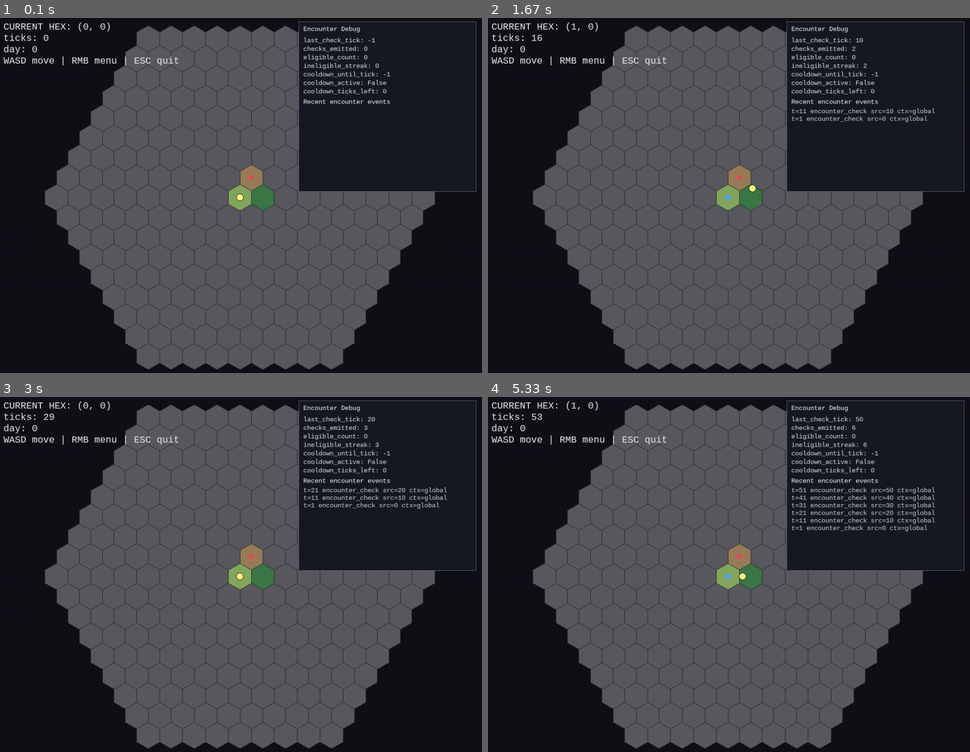
Above: before the commit, frames 1-4 (two rows, left to right).
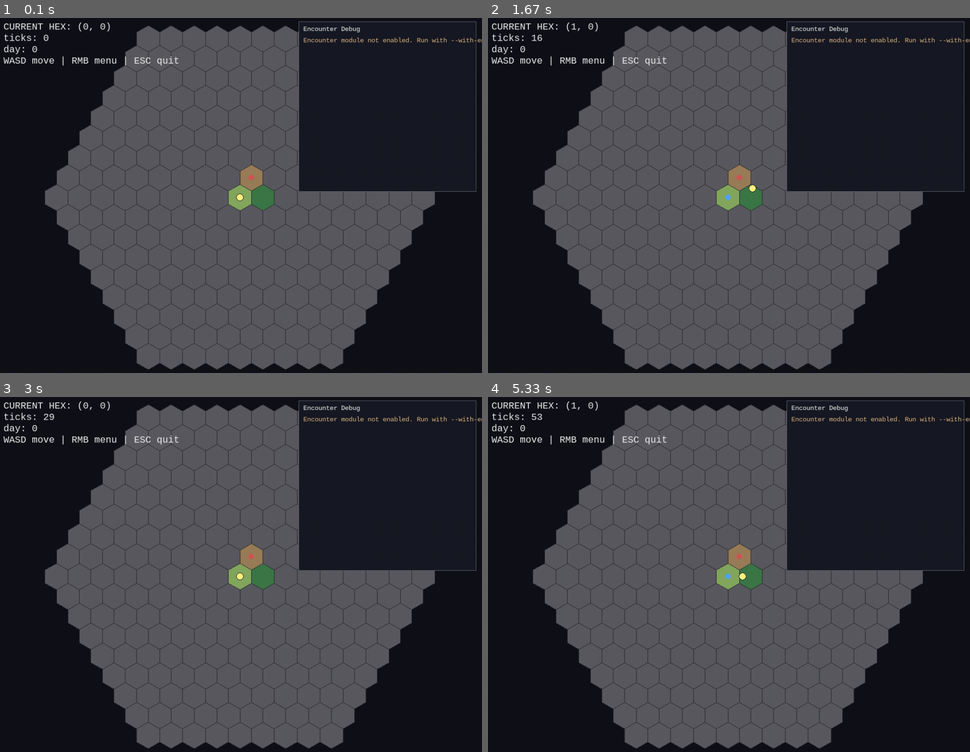
Above: after the commit, the same moments.

Repository: 7seasdotnet/Hexcrawler2
Game: pygame game, started from src/hexcrawler/__main__.py
The game is run twice, just before and just after one commit, with the same random seed, the same clock (stepped at 60 frames per second) and the same inputs.
Inputs:
- Up to frame 1 (0.1 s): no input
- Up to frame 2 (1.67 s): hold D 0.33-0.8 s; hold W 0.83-1.13 s; hold D 1.17-1.63 s
- Up to frame 3 (3 s): hold A 1.67-2.2 s; hold S 2.23-2.53 s; hold A 2.57-2.97 s
- Up to frame 4 (5.33 s): hold W 3-3.37 s; hold D 3.4-4.03 s; hold S 4.07-4.43 s; hold A 4.47-4.93 s; hold D from 4.97 s (still down)

The runs differ from the first frame. In frame 1, 0.9% of the frame differs, in the area x 62-100%, y 5-25%; in frame 2, 1.2%; in frame 3, 1.4%; in frame 4, 1.9%, in the area x 62-100%, y 5-38%.

Commit message:
Add explicit viewer flag for encounter module enablement

Diff:
--- a/run_game.py
+++ b/run_game.py
@@ -8,8 +8,8 @@
 if str(SRC) not in sys.path:
     sys.path.insert(0, str(SRC))
 
-from hexcrawler.cli.pygame_viewer import run_pygame_viewer
+from hexcrawler.cli.pygame_viewer import main
 
 
 if __name__ == "__main__":
-    run_pygame_viewer()
+    main()
--- a/src/hexcrawler/__main__.py
+++ b/src/hexcrawler/__main__.py
@@ -1,7 +1,7 @@
 from __future__ import annotations
 
-from hexcrawler.cli.pygame_viewer import run_pygame_viewer
+from hexcrawler.cli.pygame_viewer import main
 
 
 if __name__ == "__main__":
-    run_pygame_viewer()
+    main()
--- a/src/hexcrawler/cli/pygame_viewer.py
+++ b/src/hexcrawler/cli/pygame_viewer.py
@@ -1,5 +1,6 @@
 from __future__ import annotations
 
+import argparse
 import math
 from dataclasses import dataclass
 
@@ -176,7 +177,11 @@
 
     module_present = sim.get_rule_module(EncounterCheckModule.name) is not None
     if not module_present:
-        message = font.render("Encounter module not present", True, (220, 180, 130))
+        message = font.render(
+            "Encounter module not enabled. Run with --with-encounters.",
+            True,
+            (220, 180, 130),
+        )
         screen.blit(message, (panel_rect.x + 10, y))
         return
 
@@ -265,11 +270,39 @@
     return normalized_vector(x, y)
 
 
-def run_pygame_viewer(map_path: str = "content/examples/basic_map.json") -> None:
+def _build_parser() -> argparse.ArgumentParser:
+    parser = argparse.ArgumentParser(
+        prog="python run_game.py",
+        description="Run the Hexcrawler pygame viewer.",
+    )
+    parser.add_argument(
+        "--map-path",
+        default="content/examples/basic_map.json",
+        help="Path to world map JSON template.",
+    )
+    parser.add_argument(
+        "--with-encounters",
+        action="store_true",
+        help="Enable encounter module registration for encounter debug data.",
+    )
+    return parser
+
+
+def _build_viewer_simulation(map_path: str, *, with_encounters: bool) -> Simulation:
     world = load_world_json(map_path)
     sim = Simulation(world=world, seed=7)
-    sim.register_rule_module(EncounterCheckModule())
+    if with_encounters:
+        sim.register_rule_module(EncounterCheckModule())
     sim.add_entity(EntityState.from_hex(entity_id=PLAYER_ID, hex_coord=HexCoord(0, 0), speed_per_tick=0.22))
+    return sim
+
+
+def run_pygame_viewer(
+    map_path: str = "content/examples/basic_map.json",
+    *,
+    with_encounters: bool = False,
+) -> None:
+    sim = _build_viewer_simulation(map_path, with_encounters=with_encounters)
     controller = SimulationController(sim=sim, entity_id=PLAYER_ID)
 
     pygame.init()
@@ -334,3 +367,9 @@
         pygame.display.flip()
 
     pygame.quit()
+
+
+def main(argv: list[str] | None = None) -> None:
+    parser = _build_parser()
+    args = parser.parse_args(argv)
+    run_pygame_viewer(map_path=args.map_path, with_encounters=args.with_encounters)
--- /dev/null
+++ b/tests/test_pygame_viewer_cli.py
@@ -0,0 +1,31 @@
+from hexcrawler.cli.pygame_viewer import _build_parser, _build_viewer_simulation
+from hexcrawler.sim.encounters import EncounterCheckModule
+
+
+def test_viewer_parser_with_encounters_flag_defaults_to_disabled() -> None:
+    parser = _build_parser()
+    args = parser.parse_args([])
+
+    assert args.with_encounters is False
+    assert args.map_path == "content/examples/basic_map.json"
+
+
+def test_viewer_parser_with_encounters_flag_can_be_enabled() -> None:
+    parser = _build_parser()
+    args = parser.parse_args(["--with-encounters"])
+
+    assert args.with_encounters is True
+
+
+def test_viewer_simulation_registers_encounter_module_only_when_enabled() -> None:
+    neutral_sim = _build_viewer_simulation(
+        "content/examples/basic_map.json",
+        with_encounters=False,
+    )
+    enabled_sim = _build_viewer_simulation(
+        "content/examples/basic_map.json",
+        with_encounters=True,
+    )
+
+    assert neutral_sim.get_rule_module(EncounterCheckModule.name) is None
+    assert enabled_sim.get_rule_module(EncounterCheckModule.name) is not None
Not shown, changed: docs/STATUS.md
